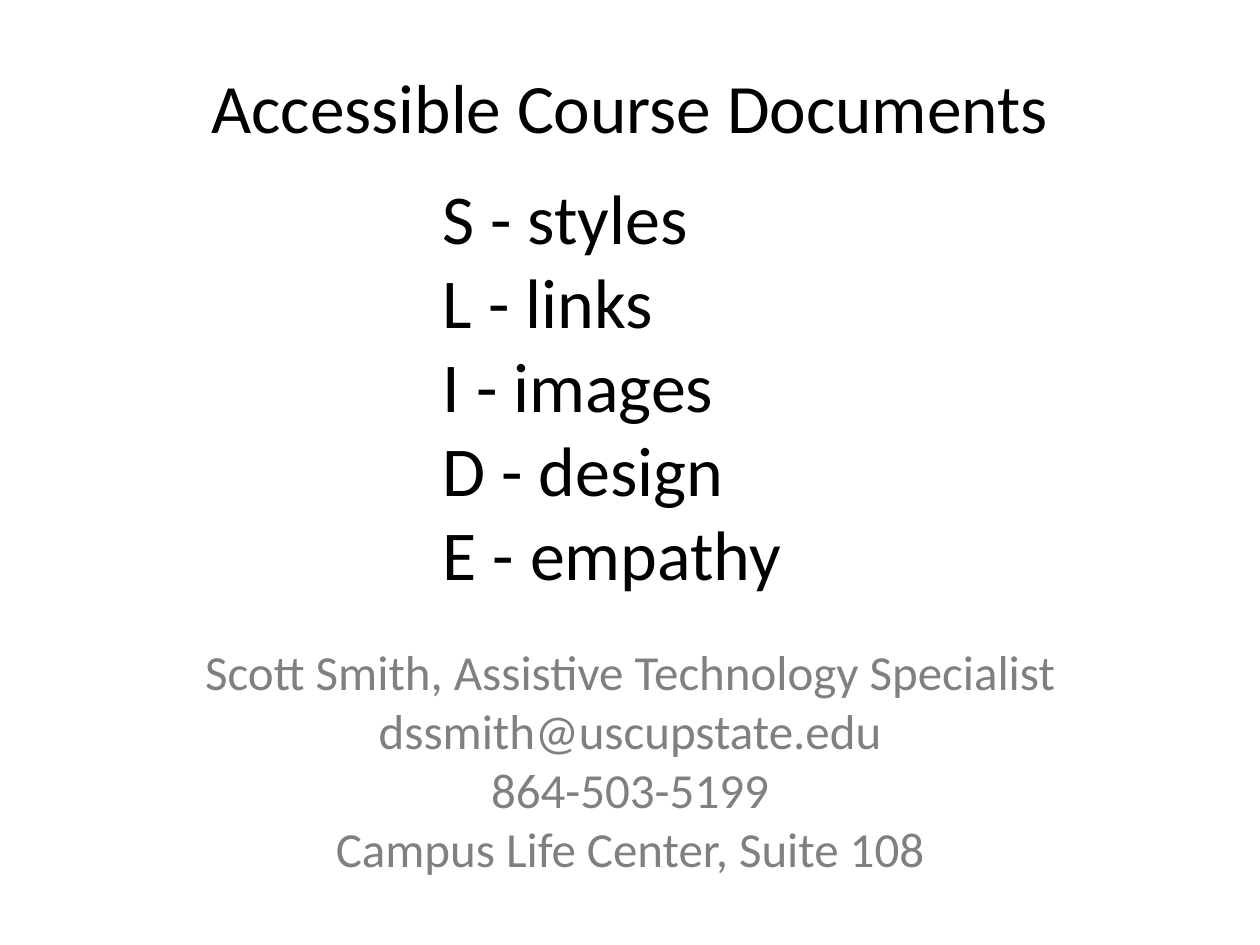
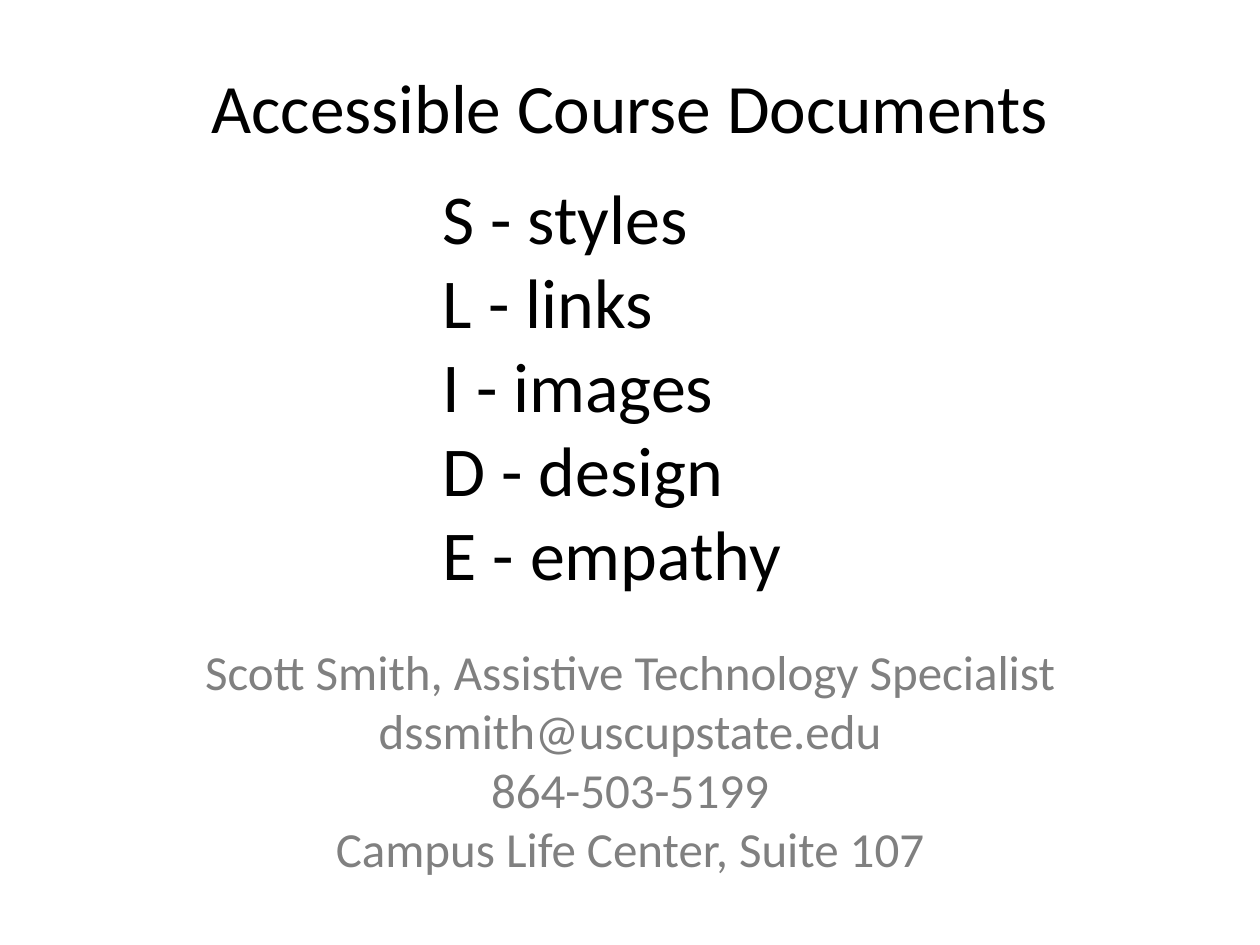
Before and after one commit to upstateenglish/upstateenglish.github.io, a slide deck: slide 1 of slide-decks/ACCESS/how-to-review-course-materials/accessiblecoursedoccuments2016.pptx. Drawn at 1260x945 pixels with LibreOffice and Linux fonts; fonts in the diff are those of the drawing. Boxes give left, top, right and bottom in pixels: in the first picture for what was removed or moved away, otherwise in the second. Text is boxed around its words. In the diff, an @@ line names an element or a change of style, - is before the commit and + after.

Commit message:
Course Materials Review updates

```diff
--- a/slide-decks/ACCESS/how-to-review-course-materials/accessiblecoursedoccuments2016.pptx
+++ b/slide-decks/ACCESS/how-to-review-course-materials/accessiblecoursedoccuments2016.pptx
@@ text at [336,833,924,875]: text changed @@
-Campus Life Center, Suite 108
+Campus Life Center, Suite 107
```
Also in this commit, not shown: 5 other files.
